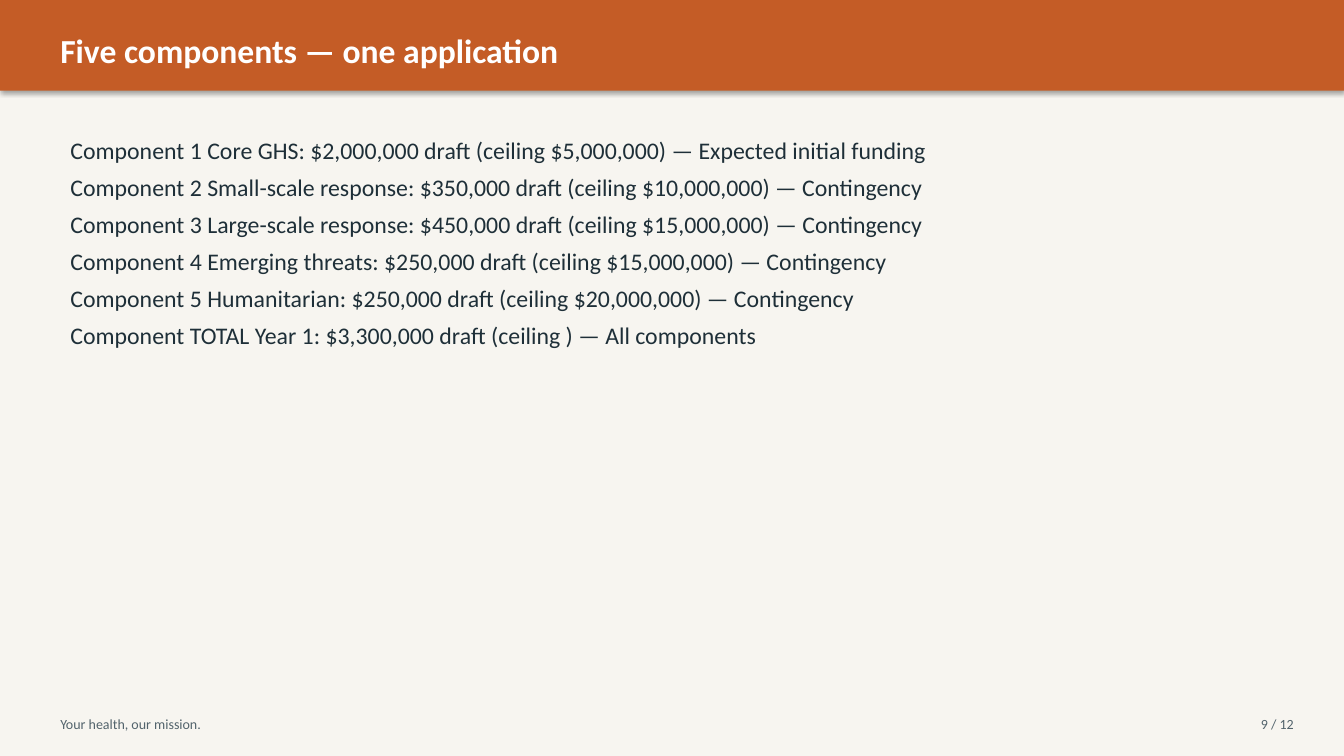
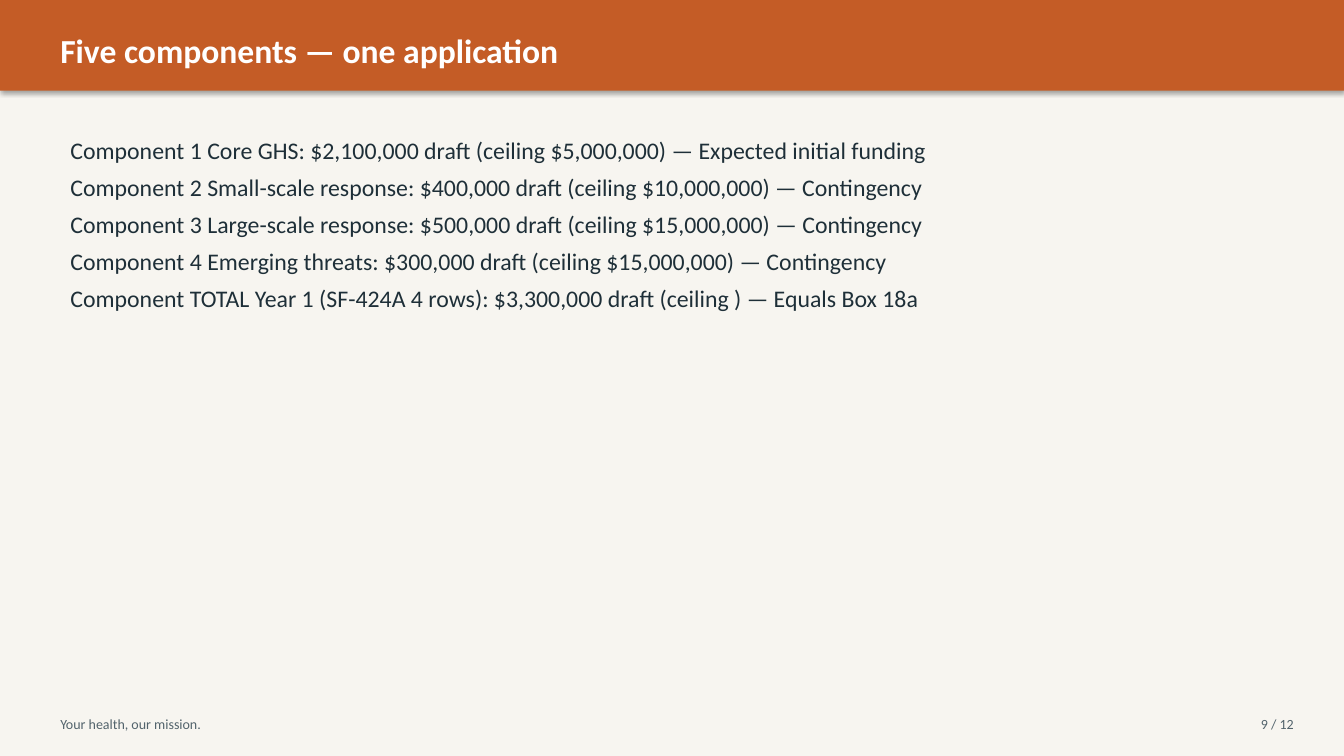
Before and after one commit to WASSWA2624/fairbanks, a slide deck: slide 9 of applications/cdc-uganda-ghs/documents/cdc-uganda-ghs_ppt.pptx. Drawn at 1344x756 pixels with LibreOffice and Linux fonts; fonts in the diff are those of the drawing. Boxes give left, top, right and bottom in pixels: in the first picture for what was removed or moved away, otherwise in the second. Text is boxed around its words. In the diff, an @@ line names an element or a change of style, - is before the commit and + after.

Commit message:
Update budget figures and application documents for CDC-RFA-JG-26-0054. Revised Year 1 federal ask to $3,300,000, with increased funding for Core GHS and adjustments to contingency amounts across components. Enhanced clarity in budget narratives and application forms to align with Grants.gov requirements, ensuring accurate representation of funding distribution and project goals.

```diff
--- a/applications/cdc-uganda-ghs/documents/cdc-uganda-ghs_ppt.pptx
+++ b/applications/cdc-uganda-ghs/documents/cdc-uganda-ghs_ppt.pptx
@@ text at bbox=[70, 142, 925, 311]: text changed @@
-Component 1 Core GHS: $2,000,000 draft (ceiling $5,000,000) — Expected initial funding
-Component 2 Small-scale response: $350,000 draft (ceiling $10,000,000) — Contingency
-Component 3 Large-scale response: $450,000 draft (ceiling $15,000,000) — Contingency
-Component 4 Emerging threats: $250,000 draft (ceiling $15,000,000) — Contingency
-Component 5 Humanitarian: $250,000 draft (ceiling $20,000,000) — Contingency
-Component TOTAL Year 1: $3,300,000 draft (ceiling ) — All components
+Component 1 Core GHS: $2,100,000 draft (ceiling $5,000,000) — Expected initial funding
+Component 2 Small-scale response: $400,000 draft (ceiling $10,000,000) — Contingency
+Component 3 Large-scale response: $500,000 draft (ceiling $15,000,000) — Contingency
+Component 4 Emerging threats: $300,000 draft (ceiling $15,000,000) — Contingency
+Component TOTAL Year 1 (SF-424A 4 rows): $3,300,000 draft (ceiling ) — Equals Box 18a
```
Also in this commit, not shown: 2 other slides changed, 16 other files.
